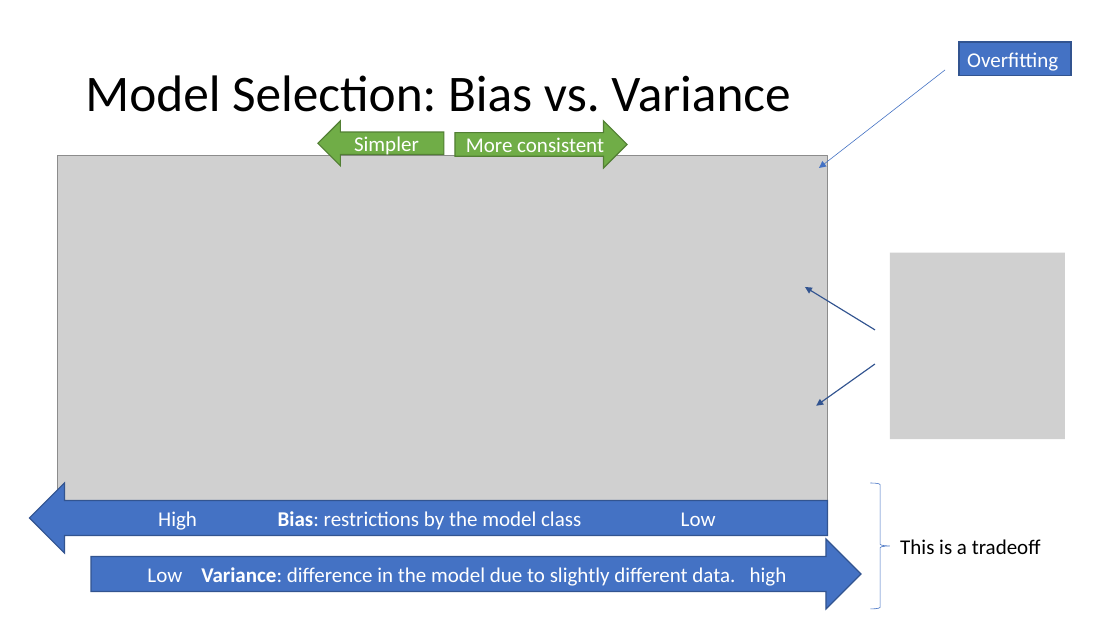
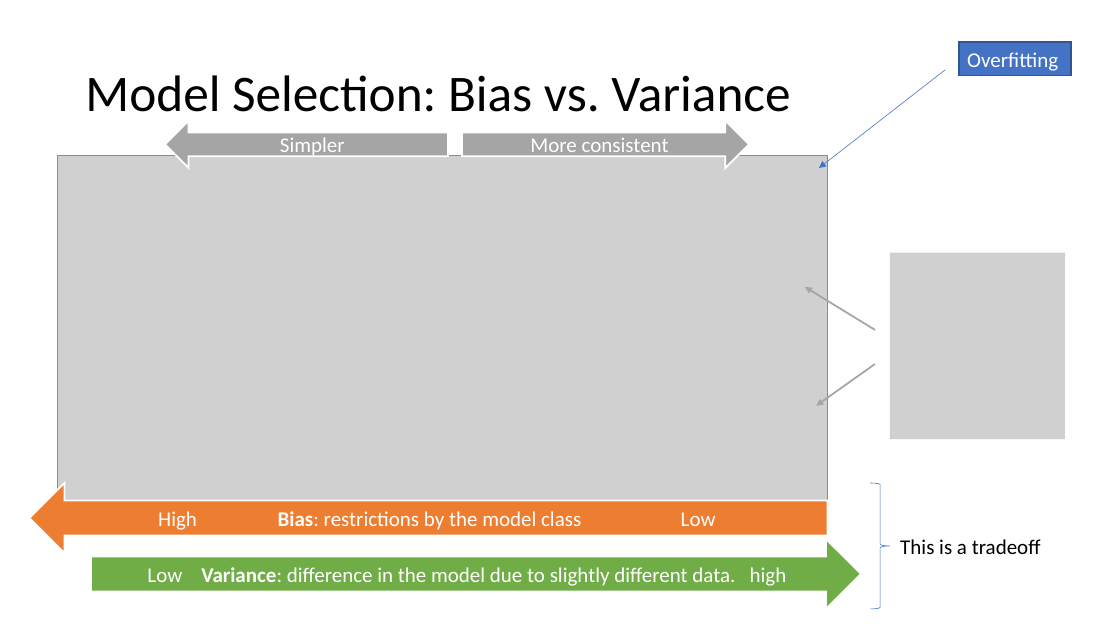
Before and after one commit to mhahsler/CS7320-AI, a slide deck: slide 11 of slides/19_ML_intro.pptx. Drawn at 1120x630 pixels with LibreOffice and Linux fonts; fonts in the diff are those of the drawing; grey boxes stand for pictures. Boxes give left, top, right and bottom in pixels: in the first picture for what was removed or moved away, otherwise in the second. Text is boxed around its words. In the diff, an @@ line names an element or a change of style, - is before the commit and + after.

```diff
--- a/slides/19_ML_intro.pptx
+++ b/slides/19_ML_intro.pptx
@@ right arrow "Simpler" at (165, 121, 448, 168): fill #70AD47 to #A5A5A5; outline #538035 1 pt to #FFFFFF 1.5 pt @@
@@ right arrow "Simpler": place and size @@
-right arrow "Simpler" at (318, 121, 444, 166)
+right arrow "Simpler" at (165, 121, 448, 168)
@@ right arrow "More consistent": place and size @@
-right arrow "More consistent" at (455, 121, 628, 168)
+right arrow "More consistent" at (462, 121, 749, 168)
@@ right arrow "More consistent" at (462, 121, 749, 168): fill #70AD47 to #A5A5A5; outline #538035 1 pt to #FFFFFF 1.5 pt @@
@@ arrow (875, 330) - (805, 287): stroke #325491 1 pt to #A5A5A5 1.5 pt @@
@@ arrow (875, 364) - (817, 406): stroke #325491 1 pt to #A5A5A5 1.5 pt @@
@@ left arrow "High Bias: restrictions by the ..." at (29, 483, 828, 553): fill #4472C4 to #ED7D31; outline #325491 1 pt to #FFFFFF 1.5 pt @@
@@ right arrow "Low Variance: difference in the ..." at (91, 539, 861, 609): fill #4472C4 to #70AD47; outline #325491 1 pt to #FFFFFF 1.5 pt @@
```
Also in this commit, not shown: 5 other slides changed, 1 other file.
